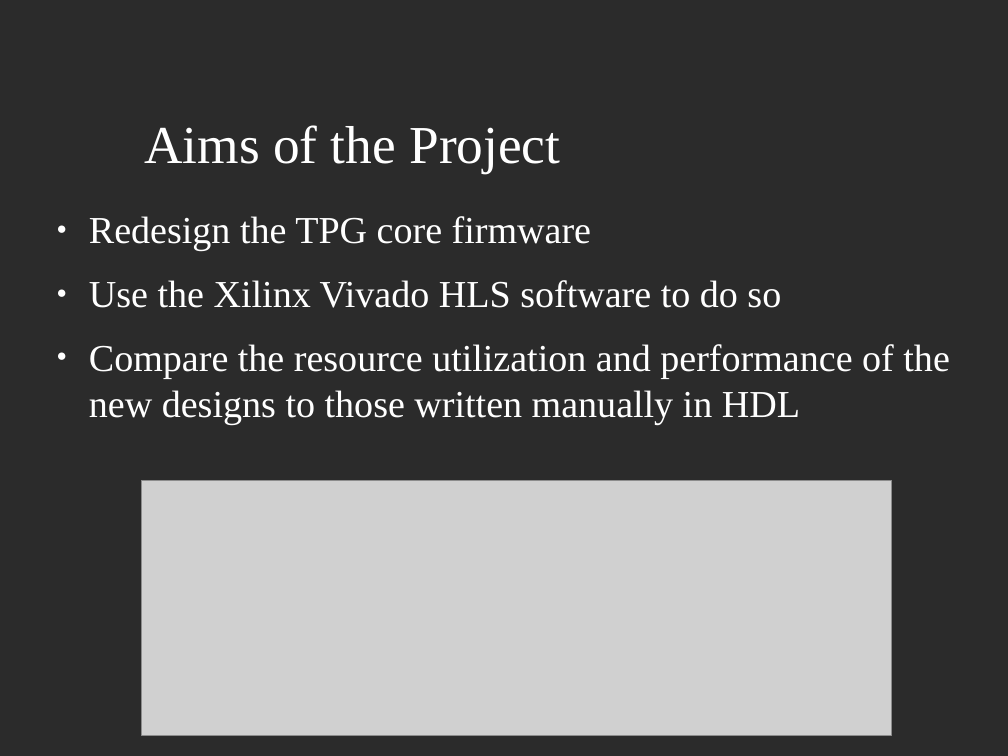
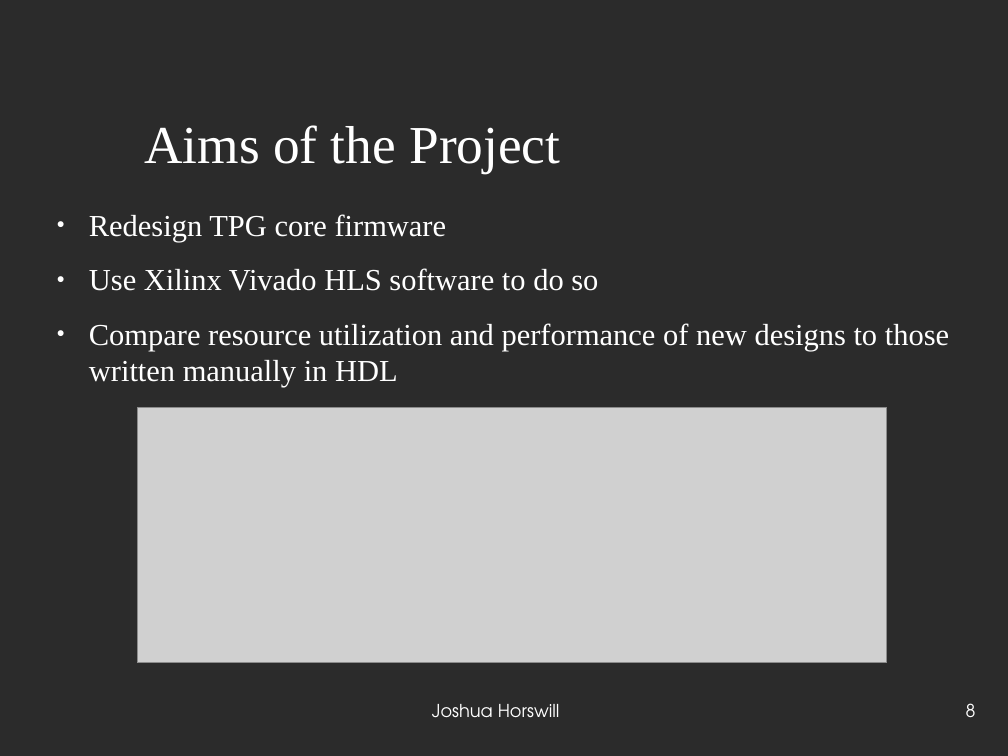
Before and after one commit to JoshCodesPhysics/dune_project, a slide deck: slide 8 of dune_notes/dune_pres/dune_project_pres.odp. Drawn at 1008x756 pixels with LibreOffice and Linux fonts; fonts in the diff are those of the drawing; grey boxes stand for pictures; background and template pictures are left out; a plain dark background stands for a picture behind light text. Boxes give left, top, right and bottom in pixels: in the first picture for what was removed or moved away, otherwise in the second. Text is boxed around its words. In the diff, an @@ line names an element or a change of style, - is before the commit and + after.

```diff
--- a/dune_notes/dune_pres/dune_project_pres.odp
+++ b/dune_notes/dune_pres/dune_project_pres.odp
@@ text at <box>89,214,949,388</box>: text changed; size 30 to 24 pt @@
-● Redesign the TPG core firmware
-● Use the Xilinx Vivado HLS software to do so
-● Compare the resource utilization and performance of the new designs to those written manually in HDL
+● Redesign TPG core firmware
+● Use Xilinx Vivado HLS software to do so
+● Compare resource utilization and performance of new designs to those written manually in HDL
@@ picture: place and size @@
-picture at <box>142,480,892,736</box>
+picture at <box>137,407,887,663</box>
@@ text added at <box>432,704,560,718</box>, 14 pt, text #FFFFFF @@
+Joshua Horswill
@@ page number added at <box>966,703,976,717</box>, 14 pt, text #FFFFFF @@
+8
```
Also in this commit, not shown: 8 other slides changed, 7 slides added, 5 slides removed, 3 other files.
